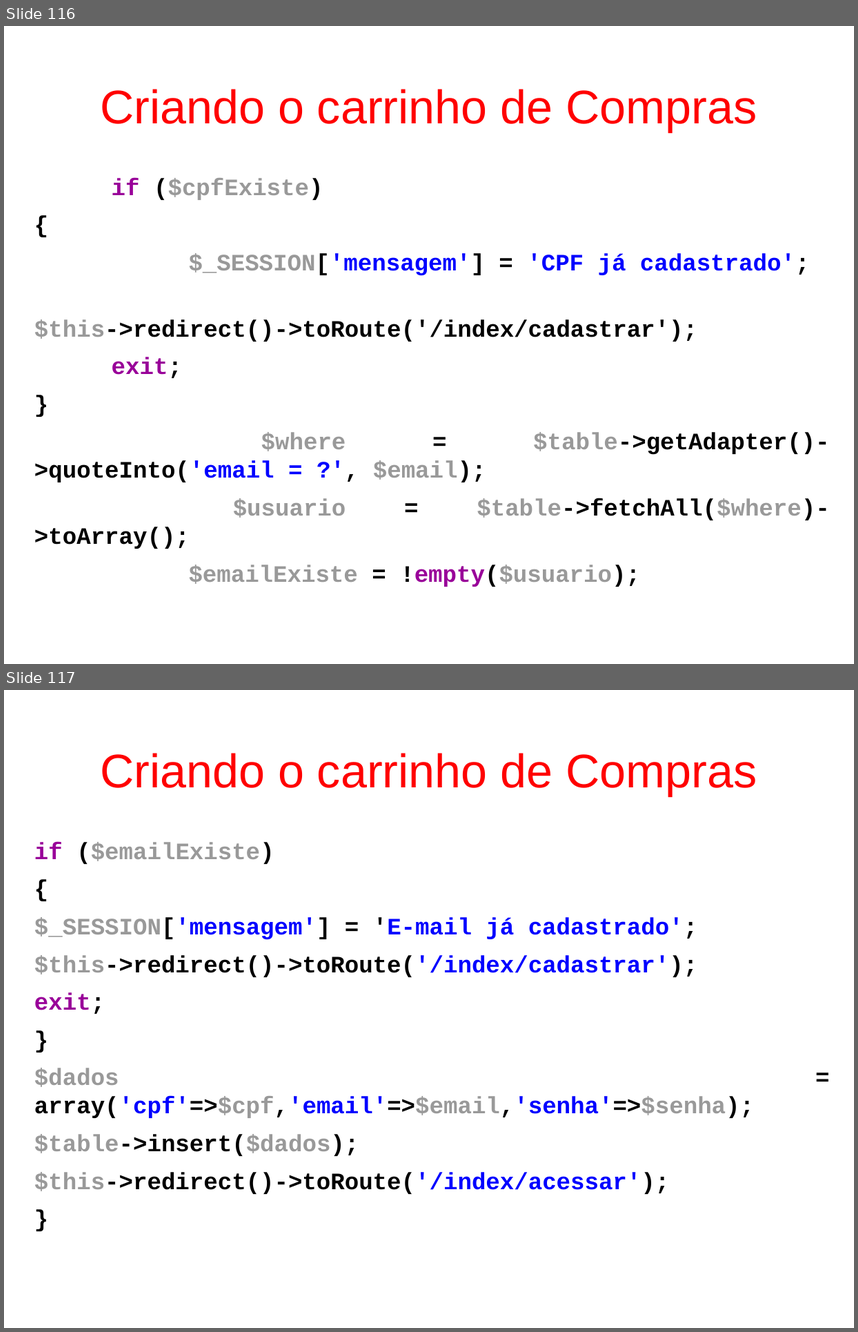
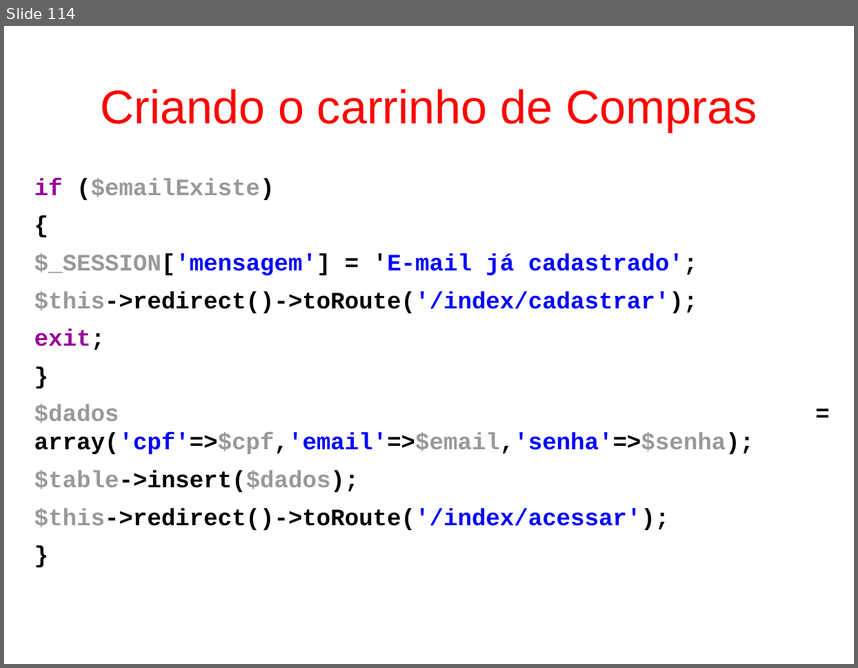
Before and after one commit to fgsl/lojasacme, a slide deck: docs/tutorial.odp. Shown one above the other, each under a label of ours: slides 116 and 117 before the commit, slide 114 after it. The pictures are 858x1332 and 858x668 pixels, drawn with LibreOffice and Linux fonts; fonts in the diff are those of the drawing. Boxes give left, top, right and bottom in pixels: in the first picture for what was removed or moved away, otherwise in the second. Text is boxed around its words. In the diff, an @@ line names an element or a change of style, - is before the commit and + after.

Commit message:
Implementar o método cadastrar da classe IndexController #56

```diff
--- a/docs/tutorial.odp
+++ b/docs/tutorial.odp
@@ slide 116 removed at (4,26,854,664), background #FFFFFF @@
@@ title removed at (100,89,757,132) @@
-Criando o carrinho de Compras
@@ text removed at (34,178,829,586) @@
-if ($cpfExiste)
-{
-$_SESSION['mensagem'] = 'CPF já cadastrado';
-$this->redirect()->toRoute('/index/cadastrar');
-exit;
-}
-$where = $table->getAdapter()->quoteInto('email = ?', $email);
-$usuario = $table->fetchAll($where)->toArray();
-$emailExiste = !empty($usuario);
@@ what was slide 117 is now slide 114 @@
```
Also in this commit, not shown: 1 slide changed, 4 other slides removed, 11 other files.
